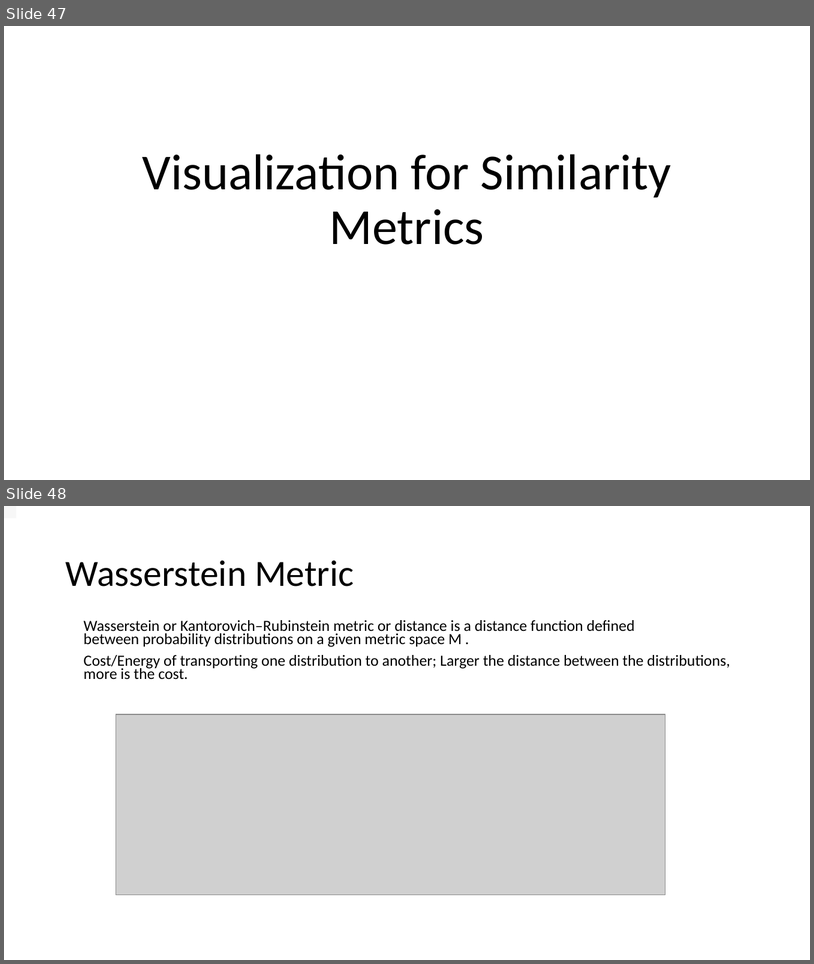
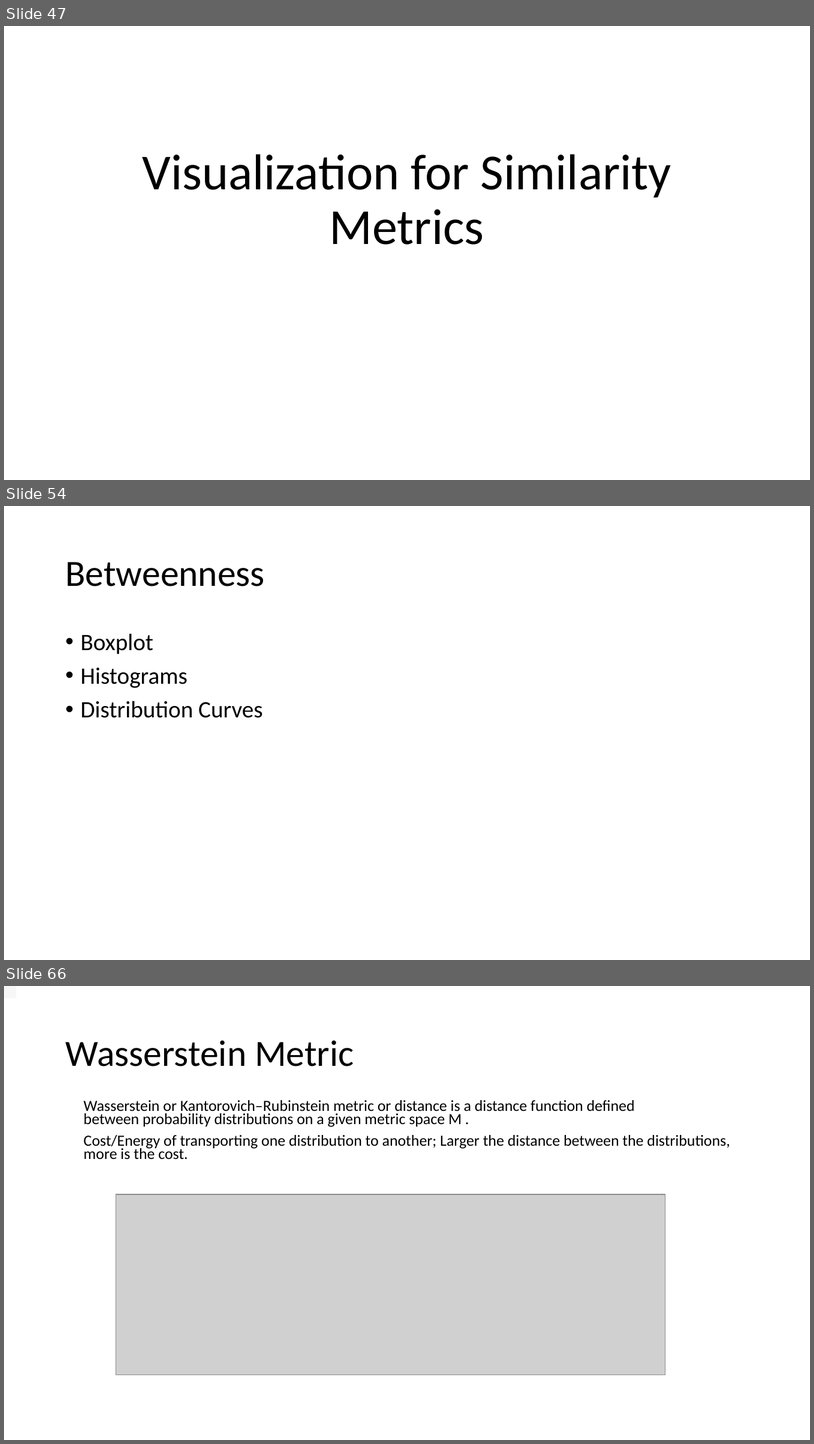
Before and after one commit to AtrayeeNeog/Visualization_2019-20, a slide deck: Documentation/Presentation/Project_Presentation_v3.pptx. Shown one above the other, each under a label of ours: slides 47 and 48 before the commit, slides 47, 54 and 66 after it; the slides between them are not shown. The pictures are 814x964 and 814x1444 pixels, drawn with LibreOffice and Linux fonts; fonts in the diff are those of the drawing; grey boxes stand for pictures. Boxes give left, top, right and bottom in pixels: in the first picture for what was removed or moved away, otherwise in the second. Text is boxed around its words. In the diff, an @@ line names an element or a change of style, - is before the commit and + after.

```diff
--- a/Documentation/Presentation/Project_Presentation_v3.pptx
+++ b/Documentation/Presentation/Project_Presentation_v3.pptx
@@ slide 54 added at <box>4,506,810,960</box>, background #FFFFFF @@
@@ title added at <box>65,562,265,586</box>, 44 pt, text #000000 @@
+Betweenness
@@ text added at <box>81,633,263,718</box>, 28 pt, text #000000 @@
+• Boxplot
+• Histograms
+• Distribution Curves
@@ what was slide 48 is now slide 66 @@
```
Also in this commit, not shown: 1 slide changed, 23 other slides added.
